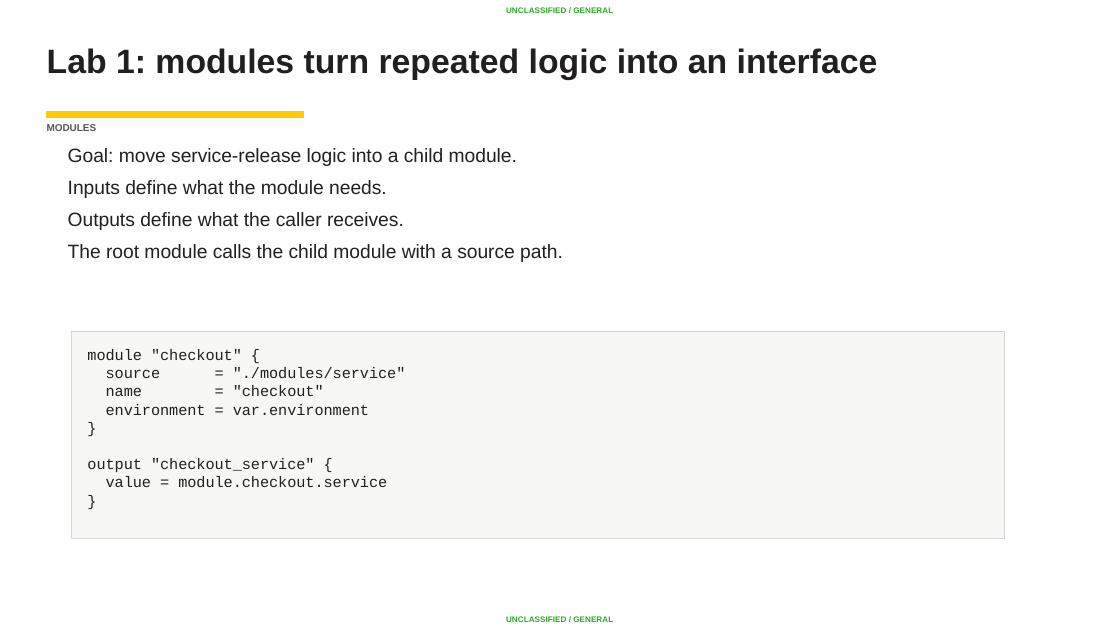
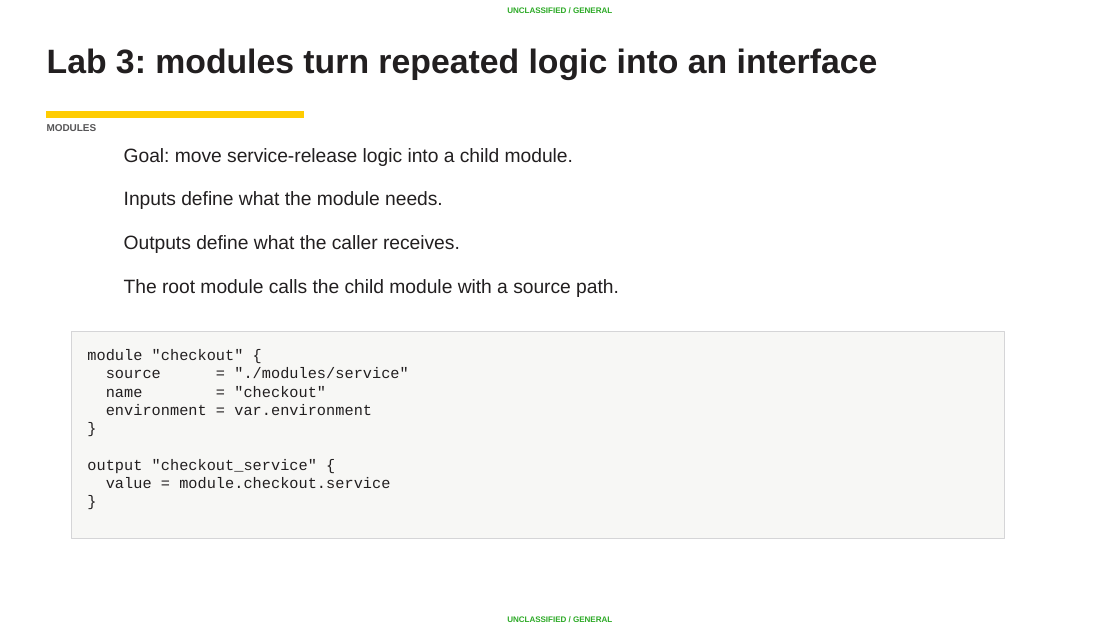
Before and after one commit to AC-Fab/summer-course, a slide deck: slide 32 of DevOps/Lesson 04-05 - CICD and Terraform/CI-CD-Terraform-back-to-back-class.pptx (slide 21 before the commit). Drawn at 1120x630 pixels with LibreOffice and Linux fonts; fonts in the diff are those of the drawing; background and template pictures are left out. Boxes give left, top, right and bottom in pixels: in the first picture for what was removed or moved away, otherwise in the second. Text is boxed around its words. In the diff, an @@ line names an element or a change of style, - is before the commit and + after.

```diff
--- a/DevOps/Lesson 04-05 - CICD and Terraform/CI-CD-Terraform-back-to-back-class.pptx
+++ b/DevOps/Lesson 04-05 - CICD and Terraform/CI-CD-Terraform-back-to-back-class.pptx
@@ title at bbox=[47, 48, 878, 80]: text changed; size 21.8 to 21.7 pt @@
-Lab 1: modules turn repeated logic into an interface
+Lab 3: modules turn repeated logic into an interface
@@ text "Goal: move service-release logic into ..." at bbox=[124, 148, 619, 297]: indent changed; more space between paragraphs @@
```
Also in this commit, not shown: 26 other slides changed, 4 slides added, 1 slide removed.
